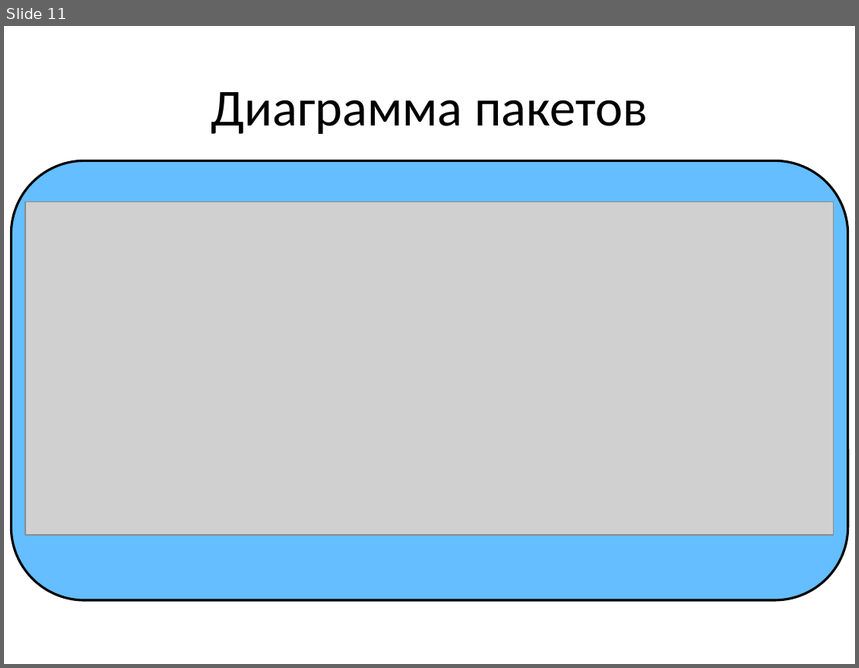
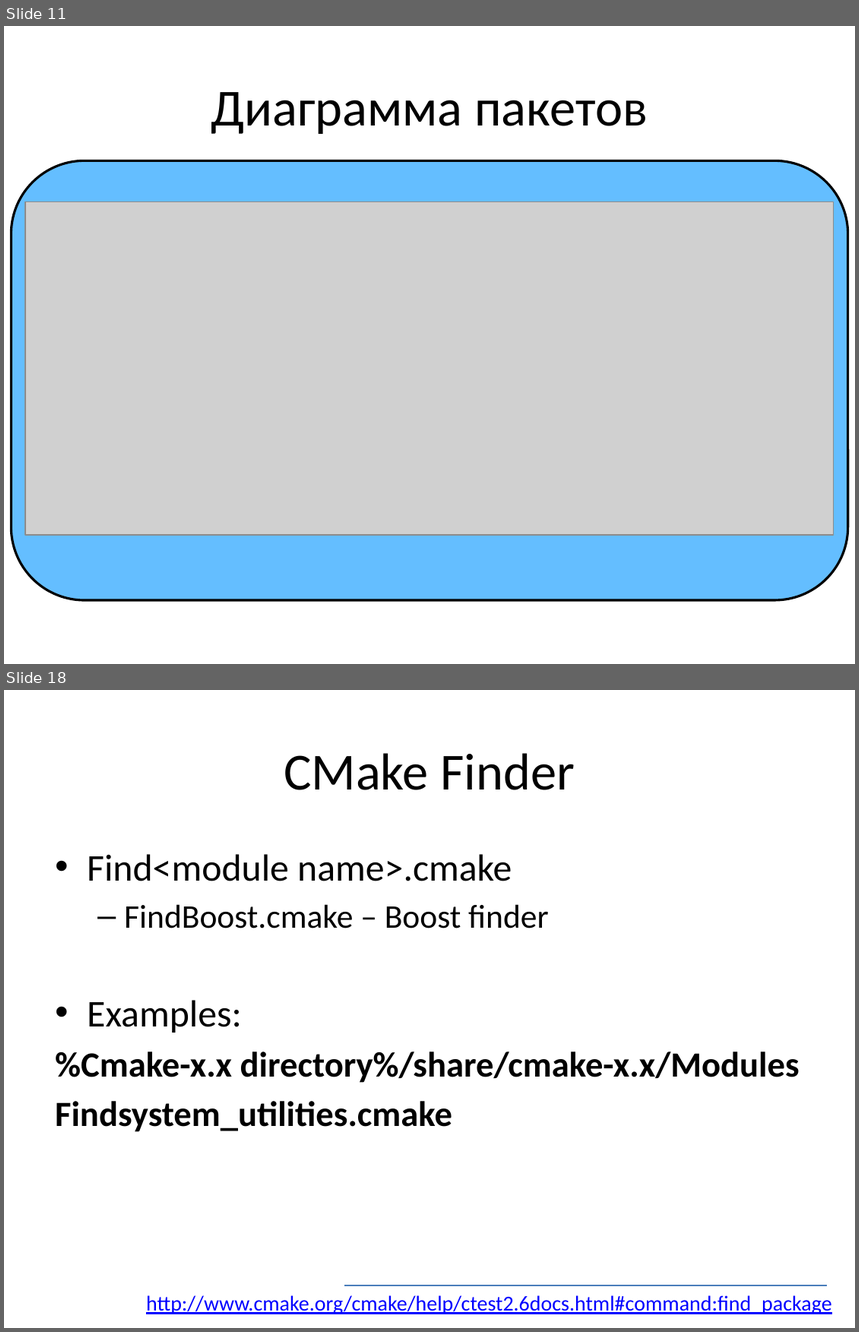
Before and after one commit to russov/cpp_craft_1013, a slide deck: lections/cpp_craft_lec_8_pre.pptx. Shown one above the other, each under a label of ours: slide 11 before the commit, slides 11 and 18 after it; the slides between them are not shown. The pictures are 859x668 and 859x1332 pixels, drawn with LibreOffice and Linux fonts; fonts in the diff are those of the drawing; grey boxes stand for pictures. Boxes give left, top, right and bottom in pixels: in the first picture for what was removed or moved away, otherwise in the second. Text is boxed around its words. In the diff, an @@ line names an element or a change of style, - is before the commit and + after.

```diff
--- a/lections/cpp_craft_lec_8_pre.pptx
+++ b/lections/cpp_craft_lec_8_pre.pptx
@@ slide 18 added at <box>4,690,855,1328</box>, background #FFFFFF @@
@@ title added at <box>284,753,575,790</box>, 44 pt, text #000000 @@
+CMake Finder
@@ text added at <box>55,854,800,1132</box>, 30 pt, text #000000, bold @@
+• Find<module name>.cmake
+  – FindBoost.cmake – Boost finder
+• Examples:
+%Cmake-x.x directory%/share/cmake-x.x/Modules
+Findsystem_utilities.cmake
@@ text added at <box>146,1296,832,1315</box>, 18 pt, text #0000FF, underline @@
+http://www.cmake.org/cmake/help/ctest2.6docs.html#command:find_package
@@ line added from (344, 1286) to (827, 1286), #4B7EBC 0.75 pt @@
```
Also in this commit, not shown: 4 slides changed, 5 other slides added.
